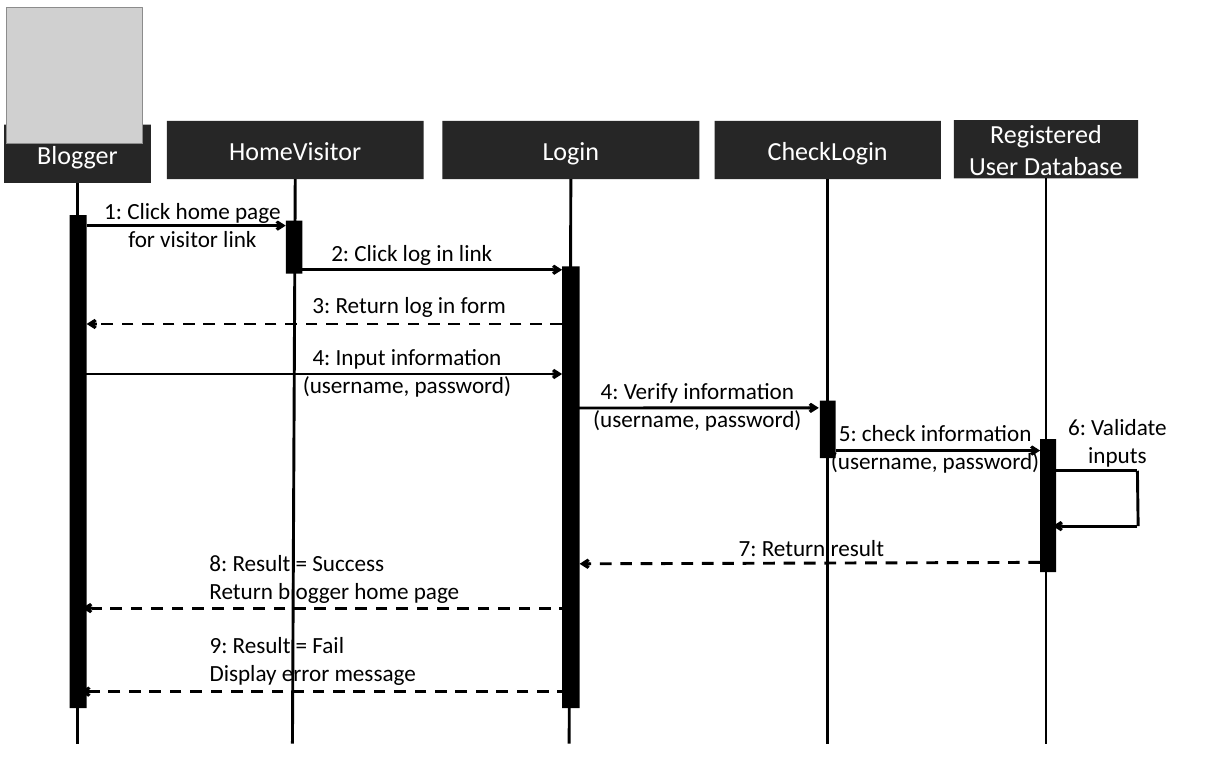
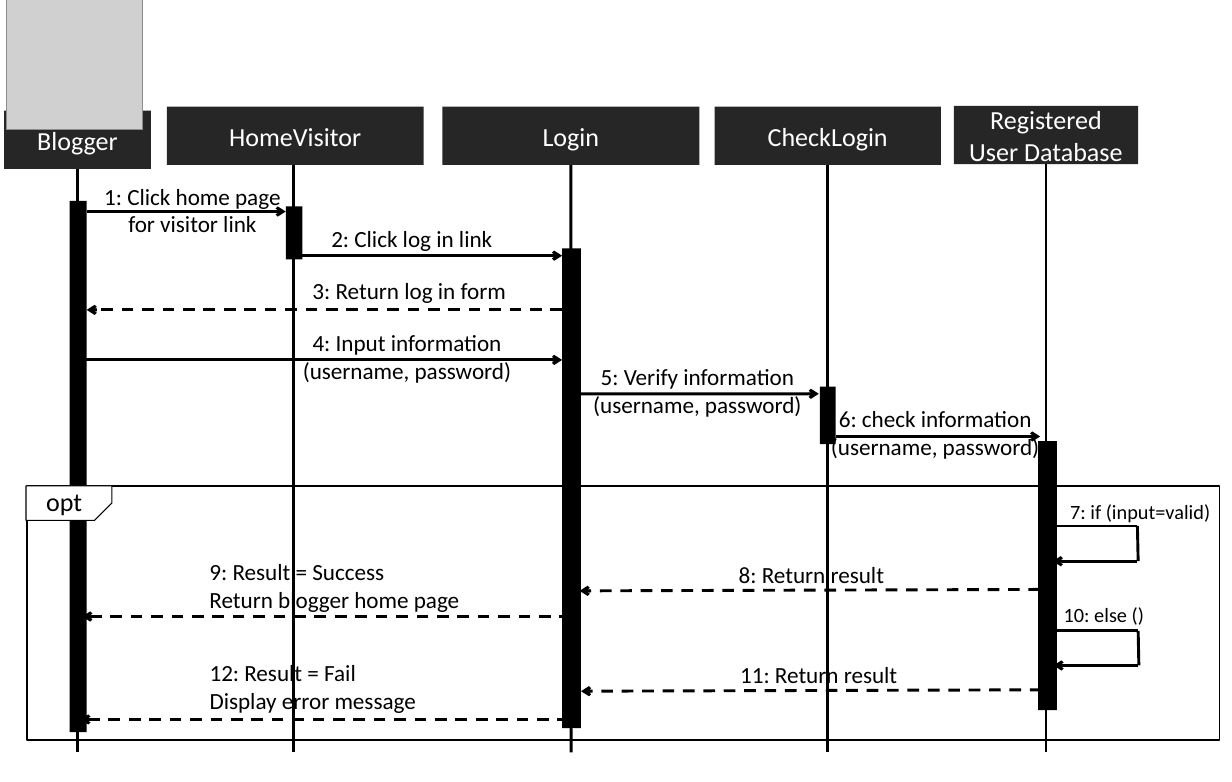
Before and after one commit to asciidaitoon/HanDIYcraft, a slide deck: slide 2 of Design/SQ web.pptx. Drawn at 1232x782 pixels with LibreOffice and Linux fonts; fonts in the diff are those of the drawing; grey boxes stand for pictures. Boxes give left, top, right and bottom in pixels: in the first picture for what was removed or moved away, otherwise in the second. Text is boxed around its words. In the diff, an @@ line names an element or a change of style, - is before the commit and + after.

```diff
--- a/Design/SQ web.pptx
+++ b/Design/SQ web.pptx
@@ line moved from (77, 183) - (77, 744) to (77, 169) - (77, 753) @@
@@ line moved from (295, 179) - (292, 744) to (293, 165) - (293, 753) @@
@@ line moved from (571, 179) - (570, 744) to (571, 165) - (571, 753) @@
@@ line moved from (828, 179) - (828, 744) to (828, 165) - (828, 753) @@
@@ line moved from (1046, 178) - (1046, 744) to (1046, 165) - (1046, 753) @@
@@ rectangle: place and size @@
-rectangle at box(70, 215, 87, 708)
+rectangle at box(70, 201, 87, 733)
@@ 7 rectangles, 6 arrows, 5 texts, 1 picture: place and size @@
-7 rectangles, 6 arrows, 5 texts, 1 picture at box(4, 7, 1138, 473)
+7 rectangles, 6 arrows, 5 texts, 1 picture at box(4, 0, 1138, 462)
@@ rectangle: place and size @@
-rectangle at box(562, 267, 580, 709)
+rectangle at box(562, 248, 581, 728)
@@ text at box(593, 369, 802, 417): text changed @@
-4: Verify information
-(username, password)
+5: Verify information
+(username, password)
@@ text at box(839, 411, 1032, 434): text changed @@
-5: check information
+6: check information
@@ rectangle: place and size @@
-rectangle at box(1040, 439, 1056, 573)
+rectangle at box(1038, 441, 1057, 710)
@@ rectangle added at box(27, 486, 1219, 741), outline #000000 1 pt @@
@@ snip rect added at box(27, 486, 112, 520), fill #FFFFFF, outline #000000 0.75 pt @@
@@ text added at box(46, 494, 82, 516), 18 pt, text #000000 @@
+opt
@@ text at box(1070, 504, 1210, 523): text changed; size 16 to 14 pt @@
-6: Validate
-inputs
+7: if (input=valid)
@@ line moved from (1137, 472) - (1053, 472) to (1137, 526) - (1053, 526) @@
@@ line moved from (1138, 527) - (1137, 472) to (1138, 561) - (1137, 526) @@
@@ text "9: Result = Success": place and size @@
-text "9: Result = Success" at box(209, 555, 459, 606)
+text "9: Result = Success" at box(209, 564, 459, 614)
@@ text at box(209, 564, 384, 580): text changed @@
-8: Result = Success
+9: Result = Success
@@ text at box(739, 567, 884, 590): text changed @@
-7: Return result
+8: Return result
@@ arrow moved from (1137, 527) - (1053, 527) to (1137, 561) - (1053, 561) @@
@@ arrow moved from (1040, 562) - (580, 564) to (1040, 589) - (580, 591) @@
@@ arrow moved from (571, 608) - (82, 608) to (571, 617) - (82, 617) @@
@@ text added at box(1064, 608, 1127, 622), 14 pt, text #000000 @@
+10: else ()
@@ text "12: Result = Fail": place and size @@
-text "12: Result = Fail" at box(210, 637, 416, 687)
+text "12: Result = Fail" at box(210, 662, 416, 715)
@@ line added from (1138, 631) to (1054, 631), #000000 2 pt @@
@@ line added from (1139, 666) to (1138, 631), #000000 2 pt @@
@@ text at box(210, 662, 356, 688): text changed @@
-9: Result = Fail
+12: Result = Fail
@@ text added at box(740, 664, 897, 690), 16 pt, text #000000 @@
+11: Return result
@@ arrow added from (1138, 666) to (1054, 666), #000000 2 pt @@
@@ arrow added from (1042, 691) to (581, 692), #000000 2 pt dashed @@
@@ arrow moved from (570, 692) - (80, 692) to (570, 720) - (80, 720) @@
```
Also in this commit, not shown: 2 other slides changed, 30 other files.
